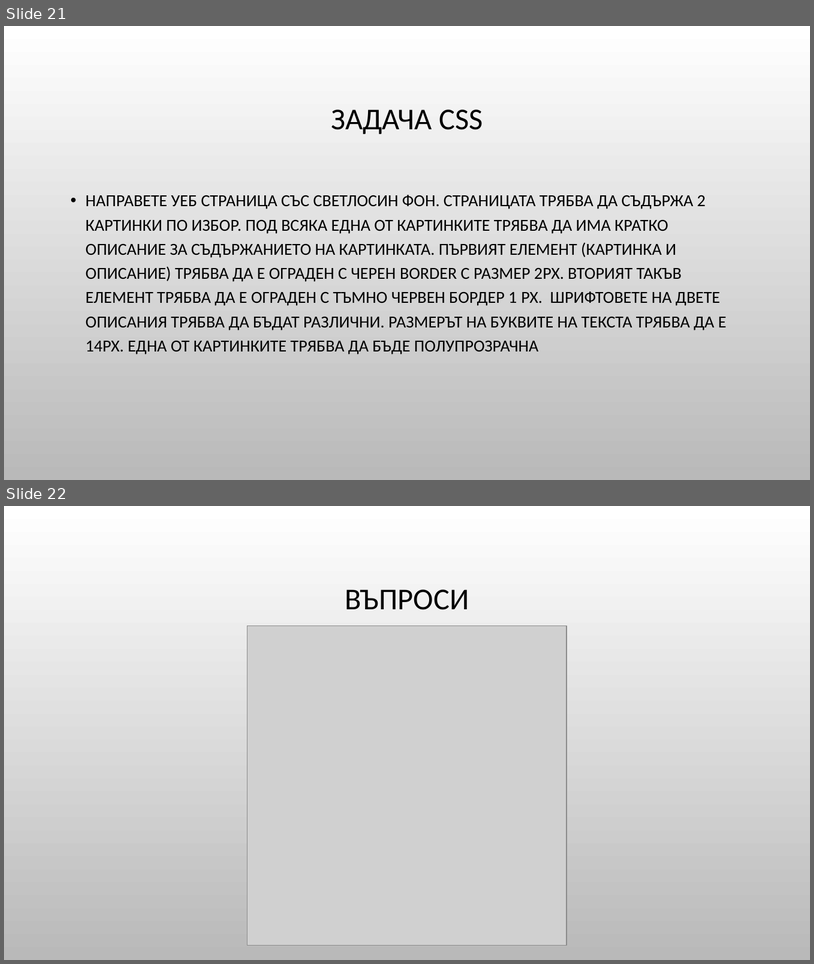
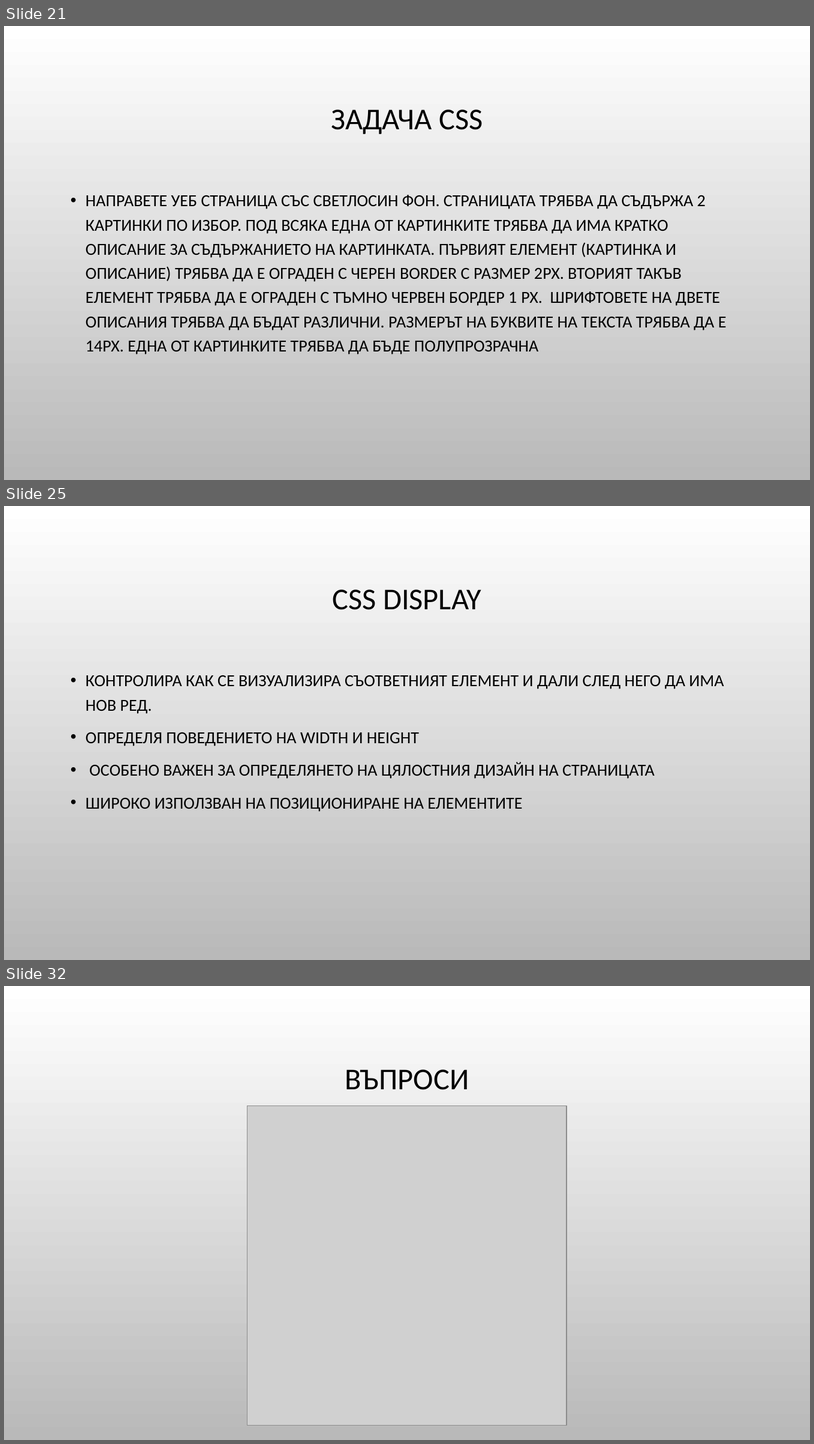
Before and after one commit to Bilyukov/php-mysql-course, a slide deck: 03.css-basics.pptx. Shown one above the other, each under a label of ours: slides 21 and 22 before the commit, slides 21, 25 and 32 after it; the slides between them are not shown. The pictures are 814x964 and 814x1444 pixels, drawn with LibreOffice and Linux fonts; fonts in the diff are those of the drawing; grey boxes stand for pictures; background and template pictures are left out. Boxes give left, top, right and bottom in pixels: in the first picture for what was removed or moved away, otherwise in the second. Text is boxed around its words. In the diff, an @@ line names an element or a change of style, - is before the commit and + after.

```diff
--- a/03.css-basics.pptx
+++ b/03.css-basics.pptx
@@ slide 25 added at bbox=[4, 506, 810, 960], background picture (left out) @@
@@ title added at bbox=[333, 589, 482, 610], 36 pt, text #000000 @@
+CSS DISPLAY
@@ text added at bbox=[86, 675, 724, 811], 20 pt, text #000000 @@
+• КОНТРОЛИРА КАК СЕ ВИЗУАЛИЗИРА СЪОТВЕТНИЯТ ЕЛЕМЕНТ И ДАЛИ СЛЕД НЕГО ДА ИМА НОВ РЕД.
+• ОПРЕДЕЛЯ ПОВЕДЕНИЕТО НА WIDTH И HEIGHT
+• ОСОБЕНО ВАЖЕН ЗА ОПРЕДЕЛЯНЕТО НА ЦЯЛОСТНИЯ ДИЗАЙН НА СТРАНИЦАТА
+• ШИРОКО ИЗПОЛЗВАН НА ПОЗИЦИОНИРАНЕ НА ЕЛЕМЕНТИТЕ
@@ what was slide 22 is now slide 32 @@
```
Also in this commit, not shown: 9 other slides added, 9 other files.
